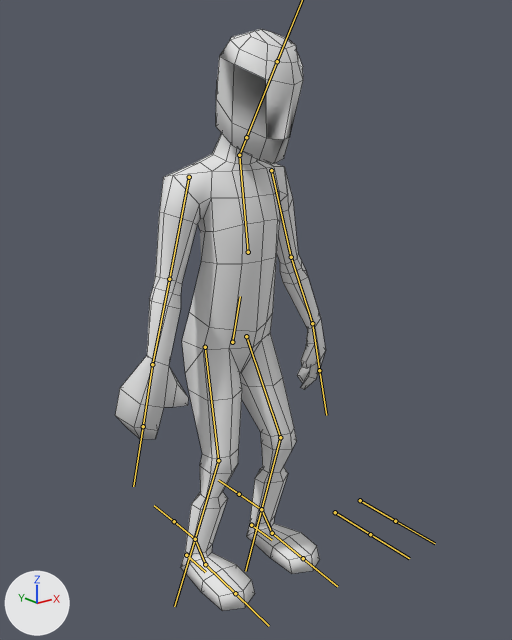
Two versions of the FBX model fgx_transmission_entry/Assets/Models/basicJamppa.fbx, one commit apart.
Both versions are drawn from a camera (50 mm lens) standing at (-1.309, -1.757, 1.56) and looking at (-0.027, -0.155, 0.92). Arrows for +X, +Y and +Z are at lower left; the lights stay in place. The bones that bend it are drawn over the model as lines. Mesh edges are drawn as thin lines.

Names of what the first picture shows: 'pelaaja'.
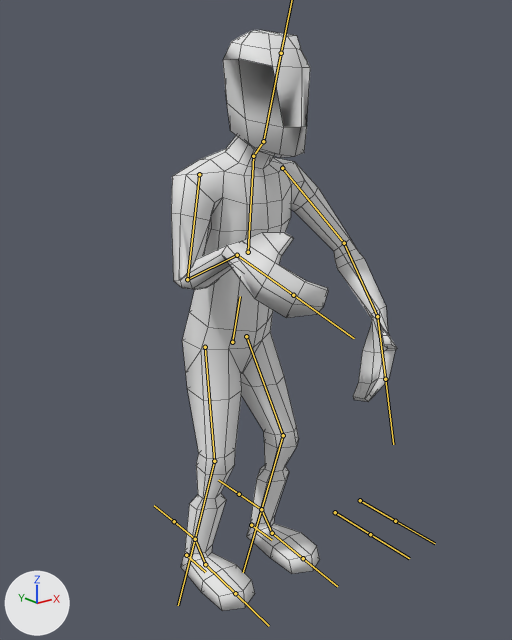
The newer file adds an action. The first version stands in its rest pose; the second is drawn at frame 1 of the action 'Armature|kameraLookidle'.

Where the change shows, as pixel boxes [x1, y1, x2, y2] in the pictures (512 x 640 px):
'pelaaja', posed (7% wider): before [115, 29, 326, 611]; after [171, 30, 397, 611]
bone 'highBody', root to tip: before (248, 252) to (239, 155); after (248, 252) to (253, 156)
bone 'head', root to tip: before (246, 137) to (277, 61); after (263, 141) to (281, 53)
bone 'armUp.L', root to tip: before (271, 170) to (291, 257); after (282, 168) to (344, 243)
bone 'armLow.L', root to tip: before (291, 257) to (312, 323); after (344, 243) to (377, 316)
bone 'hand.L', root to tip: before (312, 323) to (319, 370); after (377, 316) to (385, 379)
bone 'armUp.R', root to tip: before (189, 177) to (169, 279); after (199, 174) to (187, 279)
bone 'armLow.R', root to tip: before (169, 279) to (152, 364); after (187, 279) to (237, 255)
bone 'hand.R', root to tip: before (152, 364) to (143, 426); after (237, 255) to (293, 295)
bone 'legUp.L', root to tip: before (246, 336) to (280, 437); after (246, 336) to (283, 435)
bone 'legUp.R', root to tip: before (205, 347) to (218, 460); after (205, 347) to (214, 461)

What the commit changed:
Bone 'highBody' (bone_highbody) turns from (0, 0, 0) to (13, 0, 0) degrees about its own x, y and z.
Bone 'head' (bone_head) turns from (0, 0, 0) to (-29, 0, 0) degrees about its own x, y and z.
Bone 'armUp.L' (bone_armup_l) turns from (0, 0, 0) to (-34, -14, -22) degrees about its own x, y and z.
Bone 'armLow.L' (bone_armlow_l) turns from (0, 0, 0) to (-17, -5, 25) degrees about its own x, y and z.
Bone 'hand.L' (bone_hand_l) turns from (0, 0, 0) to (3, -34, 7) degrees about its own x, y and z.
Bone 'armUp.R' (bone_armup_r) turns from (0, 0, 0) to (-15, -10, 4) degrees about its own x, y and z.
Bone 'armLow.R' (bone_armlow_r) turns from (0, 0, 0) to (-85, 46, 32) degrees about its own x, y and z.
Bone 'hand.R' (bone_hand_r) turns from (0, 0, 0) to (58, 57, 16) degrees about its own x, y and z.
Bone 'legUp.L' (bone_legup_l) turns from (0, 0, 0) to (1, -6, -2) degrees about its own x, y and z.
Bone 'legUp.R' (bone_legup_r) turns from (0, 0, 0) to (1, 6, 2) degrees about its own x, y and z.
